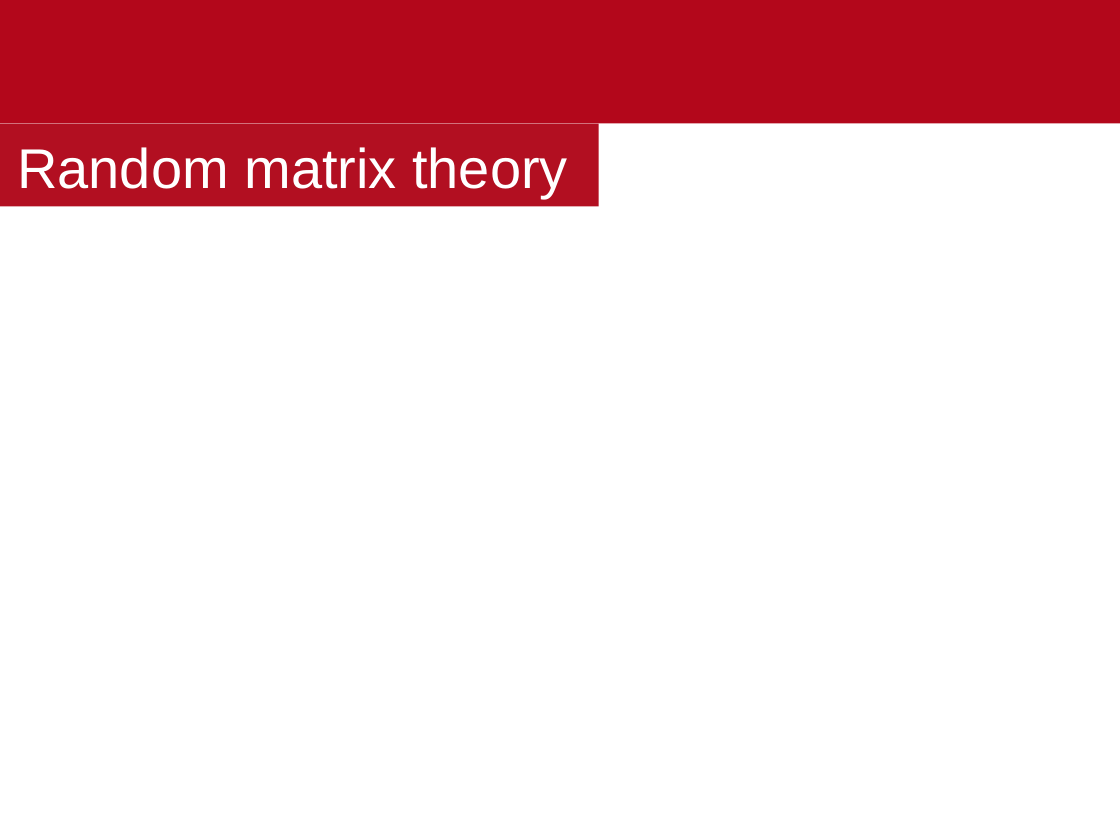
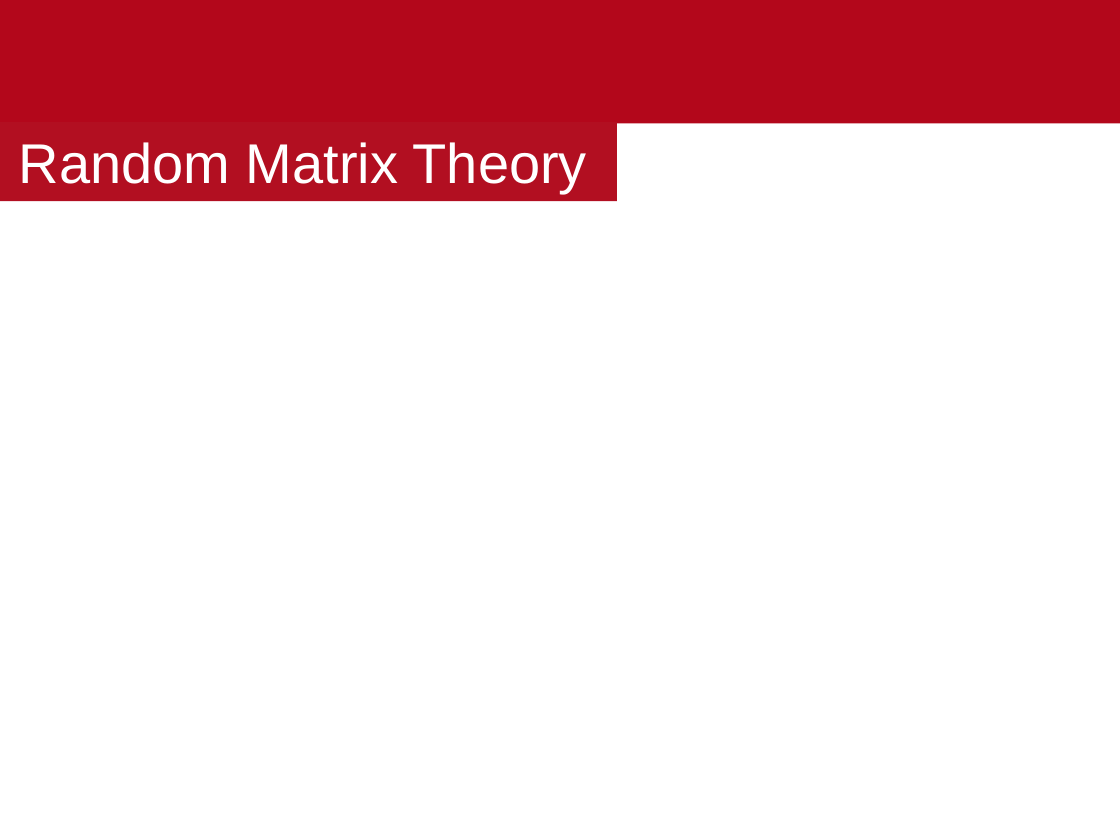
Before and after one commit to SaverioMonaco/QuantumComputingUniPD, a slide deck: slide 4 of 3/Ex3-Monaco-SLIDES.pptx (slide 3 before the commit). Drawn at 1120x840 pixels with LibreOffice and Linux fonts; fonts in the diff are those of the drawing; background and template pictures are left out. Boxes give left, top, right and bottom in pixels: in the first picture for what was removed or moved away, otherwise in the second. Text is boxed around its words. In the diff, an @@ line names an element or a change of style, - is before the commit and + after.

```diff
--- a/3/Ex3-Monaco-SLIDES.pptx
+++ b/3/Ex3-Monaco-SLIDES.pptx
@@ rectangle "Random Matrix Theory" resized from (x1=0, y1=123, x2=598, y2=206) to (x1=0, y1=122, x2=617, y2=202) @@
@@ text in rectangle at (x1=19, y1=142, x2=587, y2=193): text changed @@
-Random matrix theory
+Random Matrix Theory
```
Also in this commit, not shown: 2 other slides changed, 2 slides added, 1 other file.
